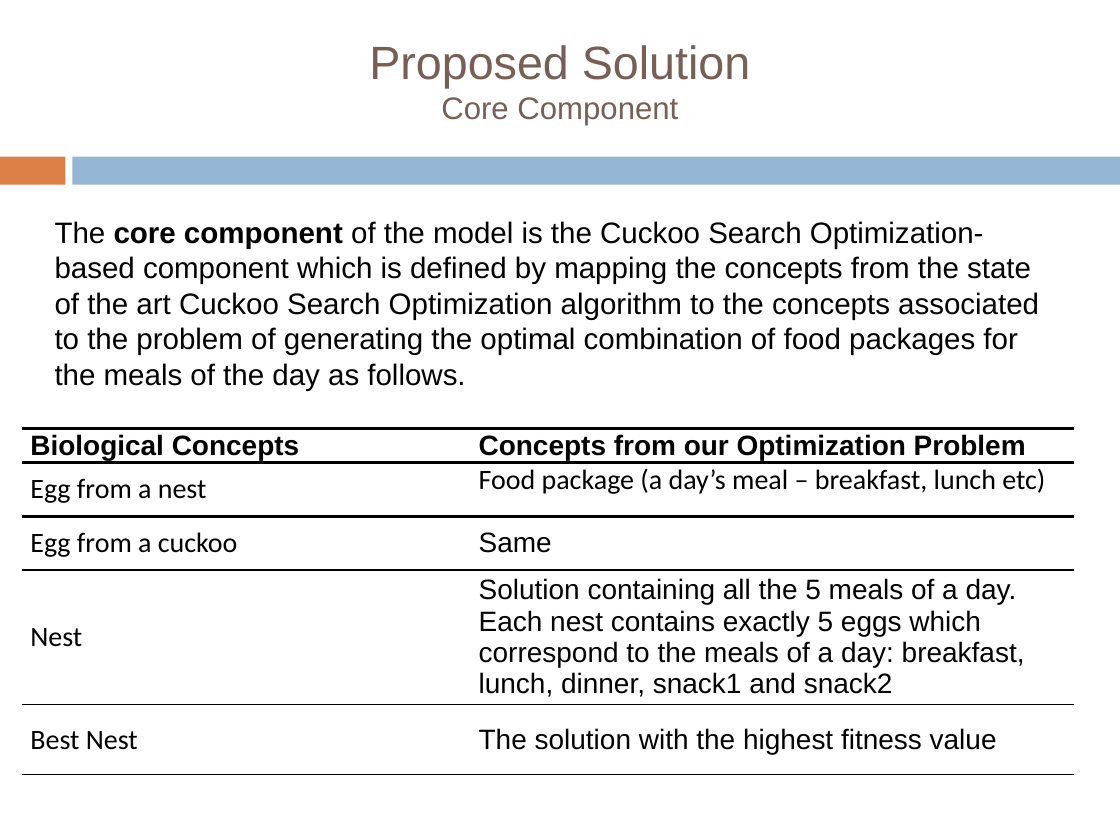
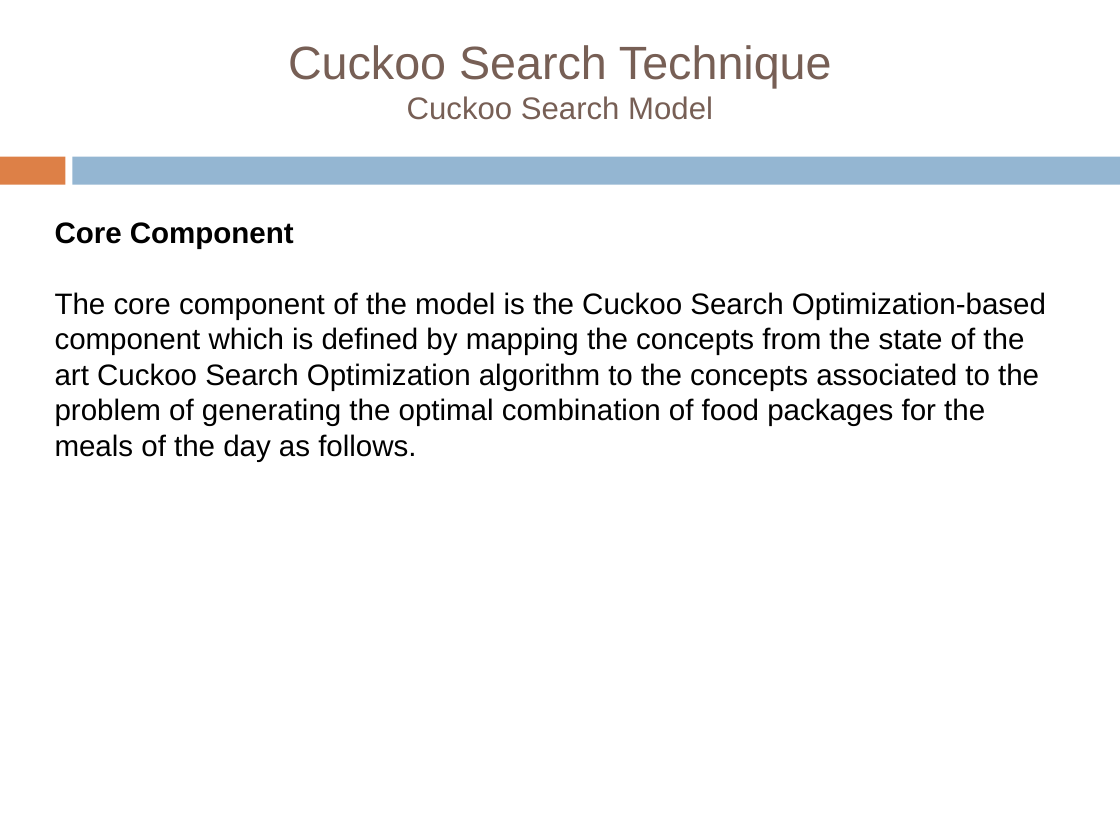
Before and after one commit to tiberiu-b/Diet4EldersDocumentation, a slide deck: slide 17 of Prezentare/TiberiuBoros.pptx (slide 10 before the commit). Drawn at 1120x840 pixels with LibreOffice and Linux fonts; fonts in the diff are those of the drawing; background and template pictures are left out. Boxes give left, top, right and bottom in pixels: in the first picture for what was removed or moved away, otherwise in the second. Text is boxed around its words. In the diff, an @@ line names an element or a change of style, - is before the commit and + after.

```diff
--- a/Prezentare/TiberiuBoros.pptx
+++ b/Prezentare/TiberiuBoros.pptx
@@ title at [288,45,832,120]: text changed @@
-  Proposed Solution
-  Core Component
+  Cuckoo Search Technique
+  Cuckoo Search Model
@@ text at [55,222,294,249]: paragraph added @@
+  Core Component
@@ text at [55,292,1046,461]: bold off in "core component" @@
@@ table removed at [22,429,1074,775], 5 rows, 2 columns @@
-Biological Concepts | Concepts from our Optimization Problem
-Egg from a nest | Food package (a day’s meal – breakfast, lunch etc)
-Egg from a cuckoo | Same
-Nest | Solution containing all the 5 meals of a day. Each nest contains exactly 5 eggs which correspond to the meals of a day: breakfast, lunch, dinner, snack1 and snack2
-Best Nest | The solution with the highest fitness value
```
Also in this commit, not shown: 10 other slides changed, 15 slides added, 1 slide removed, 1 other file.
